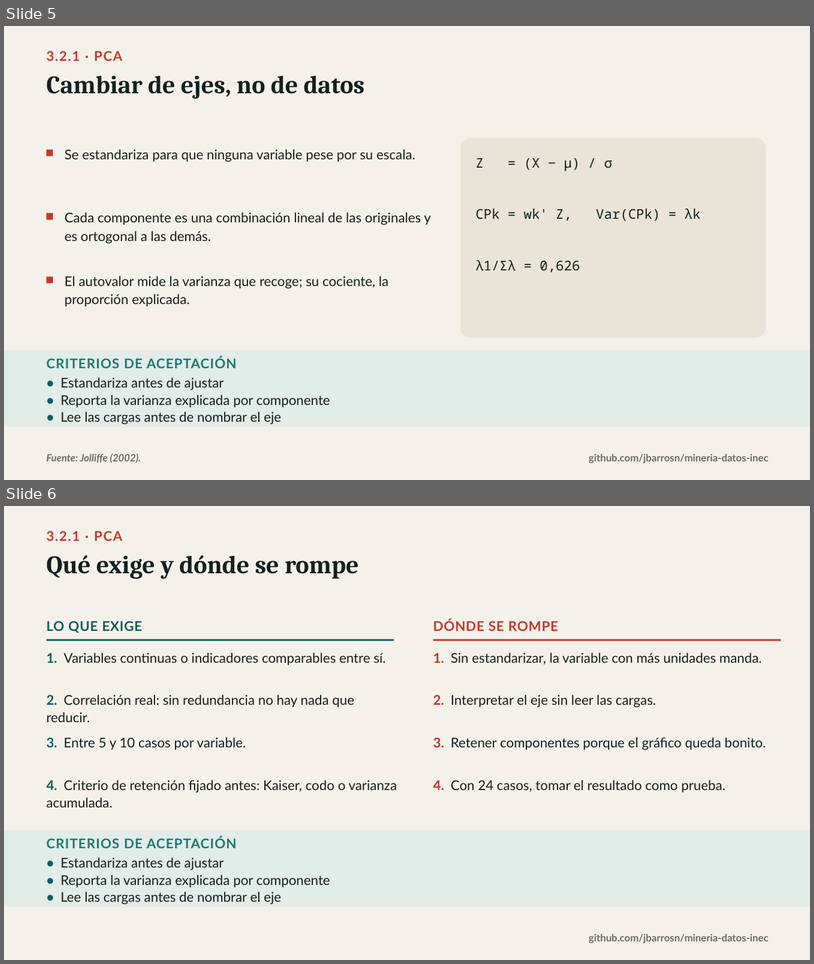
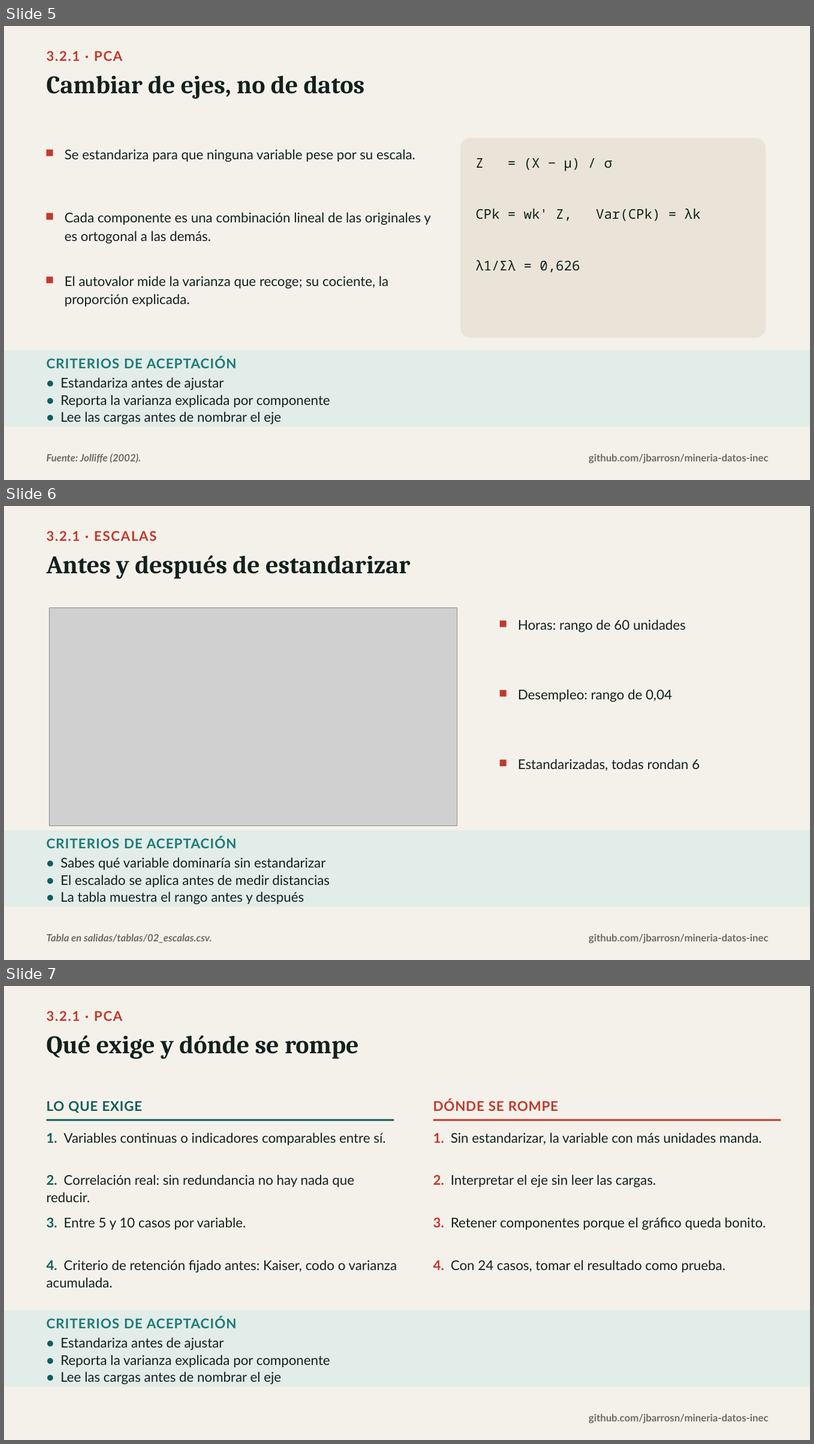
Before and after one commit to jbarrosn/mineria-datos-inec, a slide deck: docs/diapositivas/02_multivariante.pptx. Shown one above the other, each under a label of ours: slides 5 and 6 before the commit, slides 5, 6 and 7 after it. The pictures are 814x964 and 814x1444 pixels, drawn with LibreOffice and Linux fonts; fonts in the diff are those of the drawing; grey boxes stand for pictures. Boxes give left, top, right and bottom in pixels: in the first picture for what was removed or moved away, otherwise in the second. Text is boxed around its words. In the diff, an @@ line names an element or a change of style, - is before the commit and + after.

Commit message:
Agrega la figura antes/despues de estandarizar y su lamina en 3.2.1

```diff
--- a/docs/diapositivas/02_multivariante.pptx
+++ b/docs/diapositivas/02_multivariante.pptx
@@ slide 6 added at (x1=4, y1=506, x2=810, y2=960), background #F4F1EA @@
@@ text added at (x1=47, y1=531, x2=157, y2=541), 16 pt, text #C0392B, bold @@
+3.2.1 · ESCALAS
@@ text added at (x1=47, y1=555, x2=410, y2=579), 30 pt, text #12201E, bold @@
+Antes y después de estandarizar
@@ picture added at (x1=50, y1=607, x2=458, y2=825) @@
@@ rectangle added at (x1=500, y1=621, x2=507, y2=627), fill #C0392B @@
@@ text added at (x1=518, y1=619, x2=686, y2=632), 16 pt, text #12201E @@
+Horas: rango de 60 unidades
@@ rectangle added at (x1=500, y1=690, x2=507, y2=697), fill #C0392B @@
@@ text added at (x1=518, y1=689, x2=672, y2=702), 16 pt, text #12201E @@
+Desempleo: rango de 0,04
@@ rectangle added at (x1=500, y1=759, x2=507, y2=766), fill #C0392B @@
@@ text added at (x1=518, y1=759, x2=700, y2=771), 16 pt, text #12201E @@
+Estandarizadas, todas rondan 6
@@ rectangle added at (x1=4, y1=830, x2=810, y2=906), fill #E2ECE9 @@
@@ text added at (x1=47, y1=837, x2=237, y2=848), 16 pt, text #1B7A73, bold @@
+CRITERIOS DE ACEPTACIÓN
@@ text added at (x1=60, y1=857, x2=330, y2=904), 16 pt, text #12201E @@
+• Sabes qué variable dominaría sin estandarizar
+• El escalado se aplica antes de medir distancias
+• La tabla muestra el rango antes y después
@@ text added at (x1=47, y1=933, x2=212, y2=943), 12 pt, text #6E6A63, bold, italic @@
+Tabla en salidas/tablas/02_escalas.csv.
@@ text added at (x1=589, y1=933, x2=769, y2=943), 12 pt, text #6E6A63, bold @@
+github.com/jbarrosn/mineria-datos-inec
@@ what was slide 6 is now slide 7 @@
```
Also in this commit, not shown: 6 other files.
